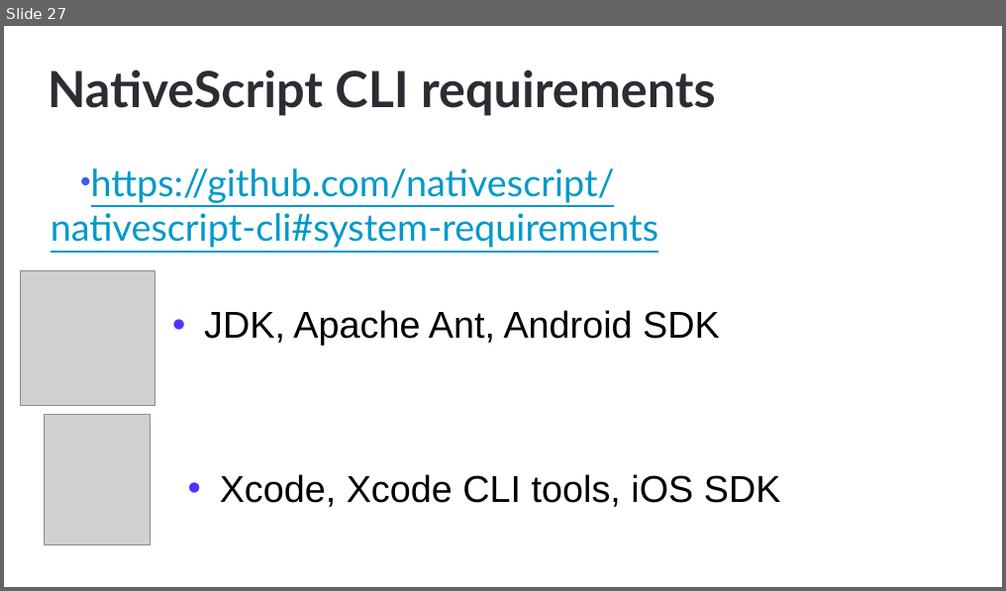
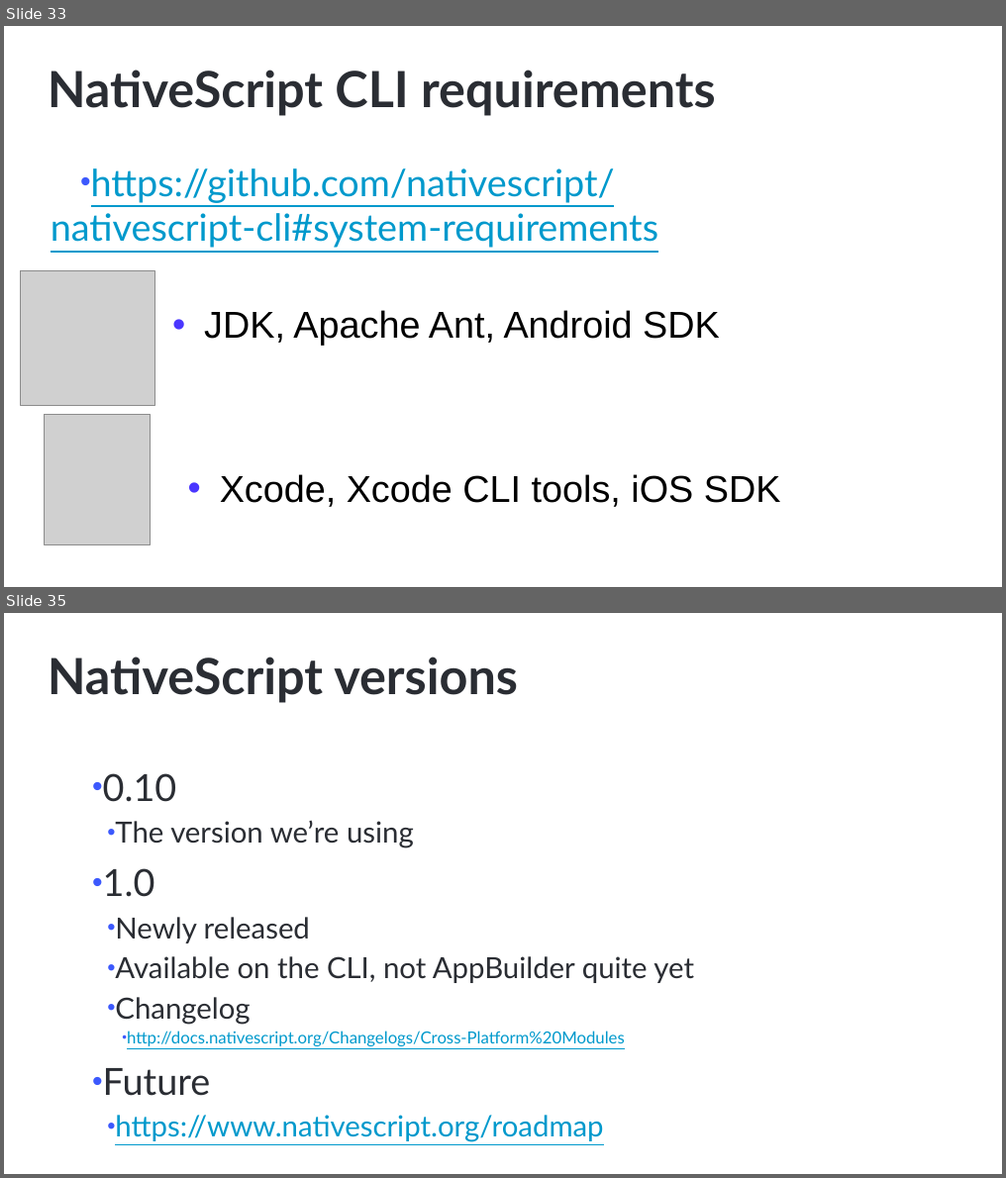
Before and after one commit to NativeScript/NativeScript-NEXT-Workshop, a slide deck: slides/1-Intro/intro.pptx. Shown one above the other, each under a label of ours: slide 27 before the commit, slides 33 and 35 after it; the slides between them are not shown. The pictures are 1006x591 and 1006x1178 pixels, drawn with LibreOffice and Linux fonts; fonts in the diff are those of the drawing; grey boxes stand for pictures; background and template pictures are left out. Boxes give left, top, right and bottom in pixels: in the first picture for what was removed or moved away, otherwise in the second. Text is boxed around its words. In the diff, an @@ line names an element or a change of style, - is before the commit and + after.

```diff
--- a/slides/1-Intro/intro.pptx
+++ b/slides/1-Intro/intro.pptx
@@ slide 35 added at [4, 613, 1002, 1174], background #FFFFFF @@
@@ title added at [48, 657, 518, 703], 48 pt, text #2A2D33, bold @@
+NativeScript versions
@@ text added at [103, 773, 694, 1143], 28 pt, text #0099CC, underline @@
+• 0.10
+    • The version we’re using
+• 1.0
+    • Newly released
+    • Available on the CLI, not AppBuilder quite yet
+    • Changelog
+        • http://docs.nativescript.org/Changelogs/Cross-Platform%20Modules
+• Future
+    • https://www.nativescript.org/roadmap
@@ what was slide 27 is now slide 33 @@
```
Also in this commit, not shown: 4 slides changed, 10 other slides added, 3 slides removed, 1 other file.
